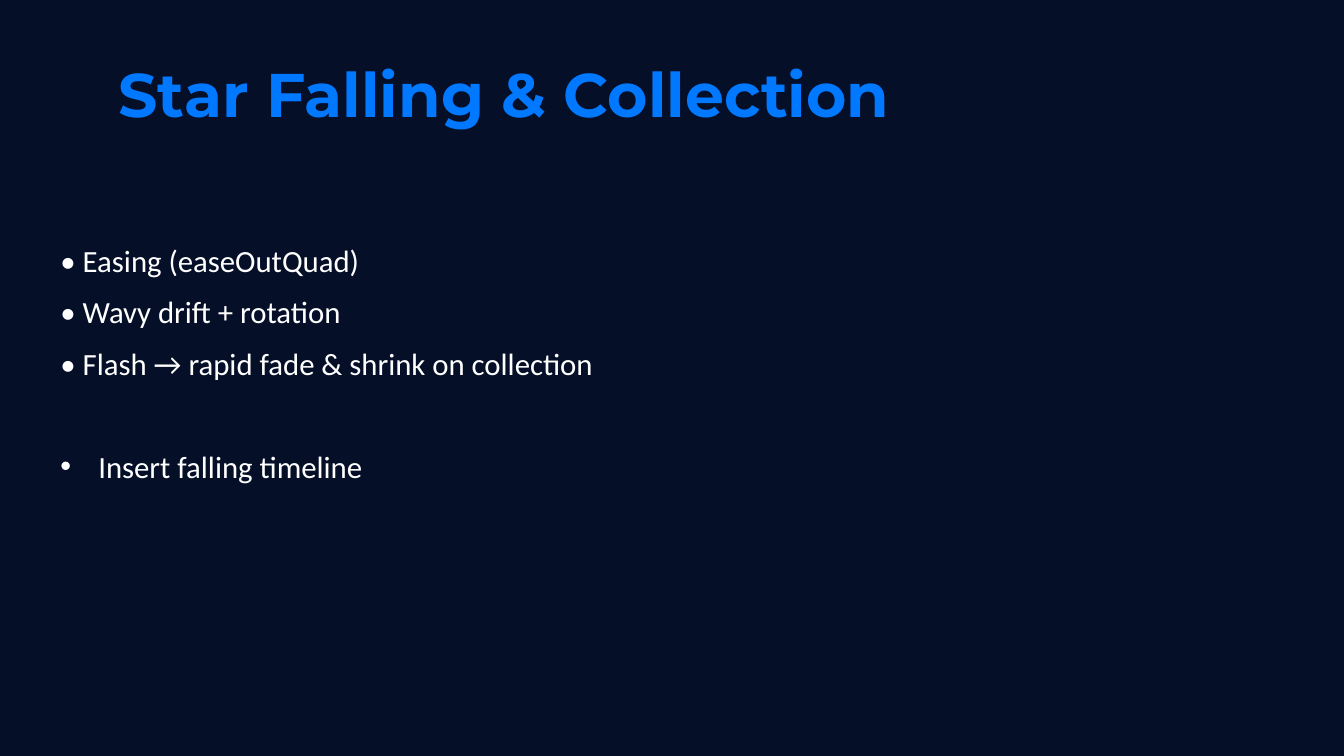
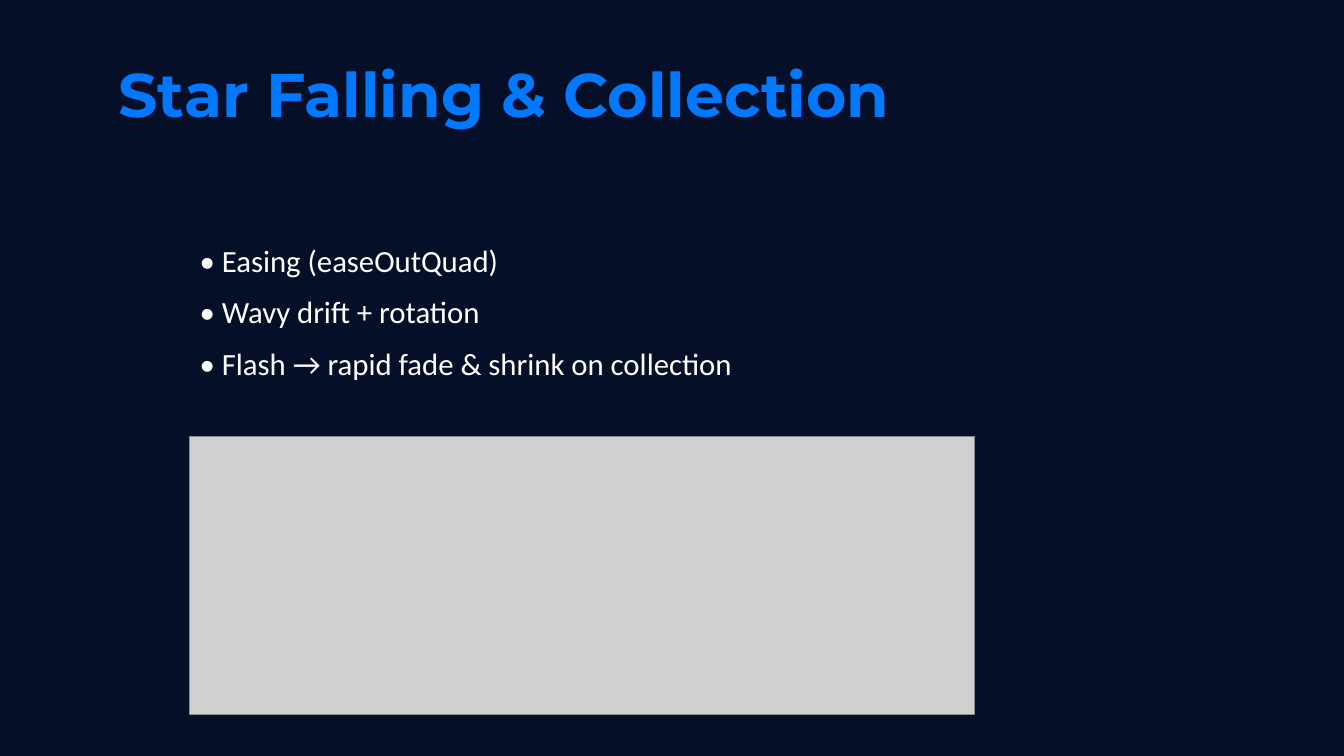
Before and after one commit to Morphex-Mo/COMP4422-Computer-Graphics-Proj, a slide deck: slide 10 of Star_Collector_Presentation_Perfect_16pages.pptx. Drawn at 1344x756 pixels with LibreOffice and Linux fonts; fonts in the diff are those of the drawing; grey boxes stand for pictures. Boxes give left, top, right and bottom in pixels: in the first picture for what was removed or moved away, otherwise in the second. Text is boxed around its words. In the diff, an @@ line names an element or a change of style, - is before the commit and + after.

Commit message:
Remove PrePPT.py and update presentation file
Deleted the PrePPT.py script used to generate the presentation and updated the Star_Collector_Presentation_Perfect_16pages.pptx file. This streamlines the repository by removing the generation script and providing the latest version of the presentation.

```diff
--- a/Star_Collector_Presentation_Perfect_16pages.pptx
+++ b/Star_Collector_Presentation_Perfect_16pages.pptx
@@ text "• Easing (easeOutQuad)": place and size @@
-text "• Easing (easeOutQuad)" at [83,249,593,484]
+text "• Easing (easeOutQuad)" at [222,249,732,380]
@@ picture added at [190,437,975,714] @@
@@ text at [98,456,363,484]: paragraph removed @@
-• Insert falling timeline
```
Also in this commit, not shown: 13 other slides changed, 1 other file.
